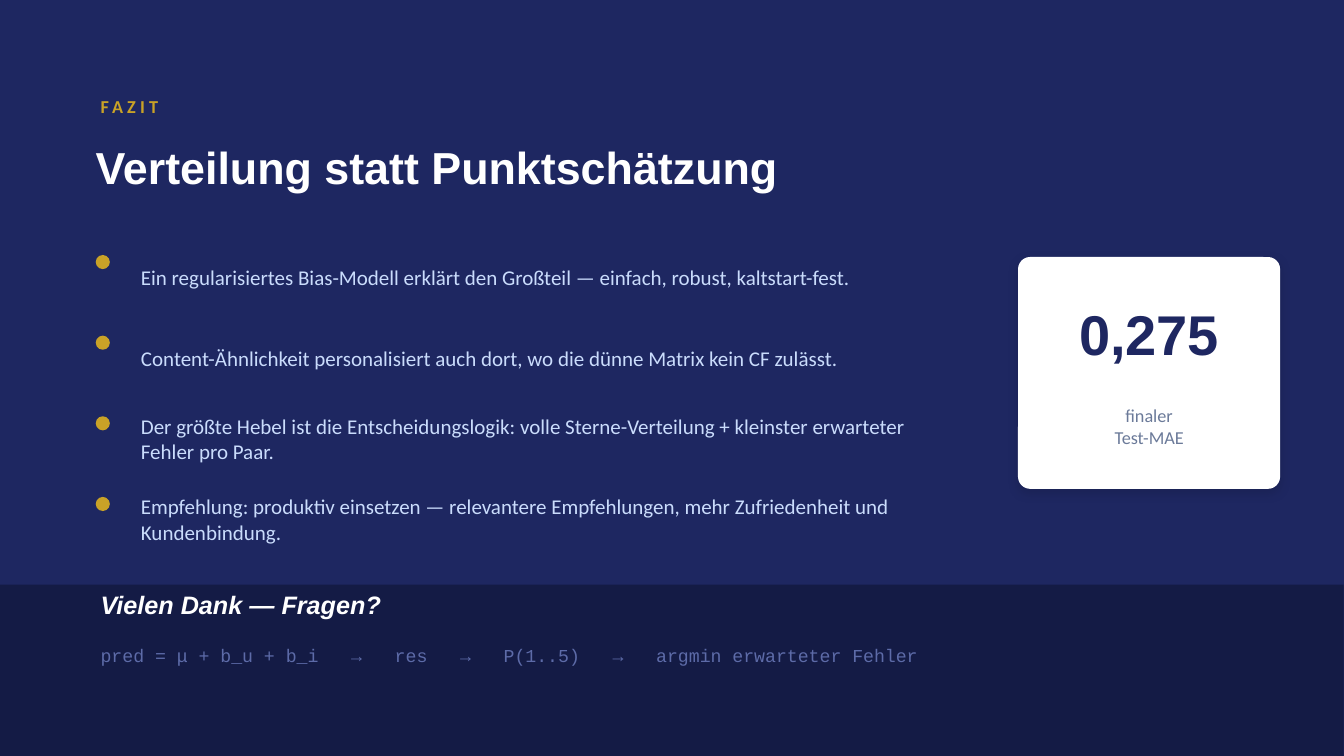
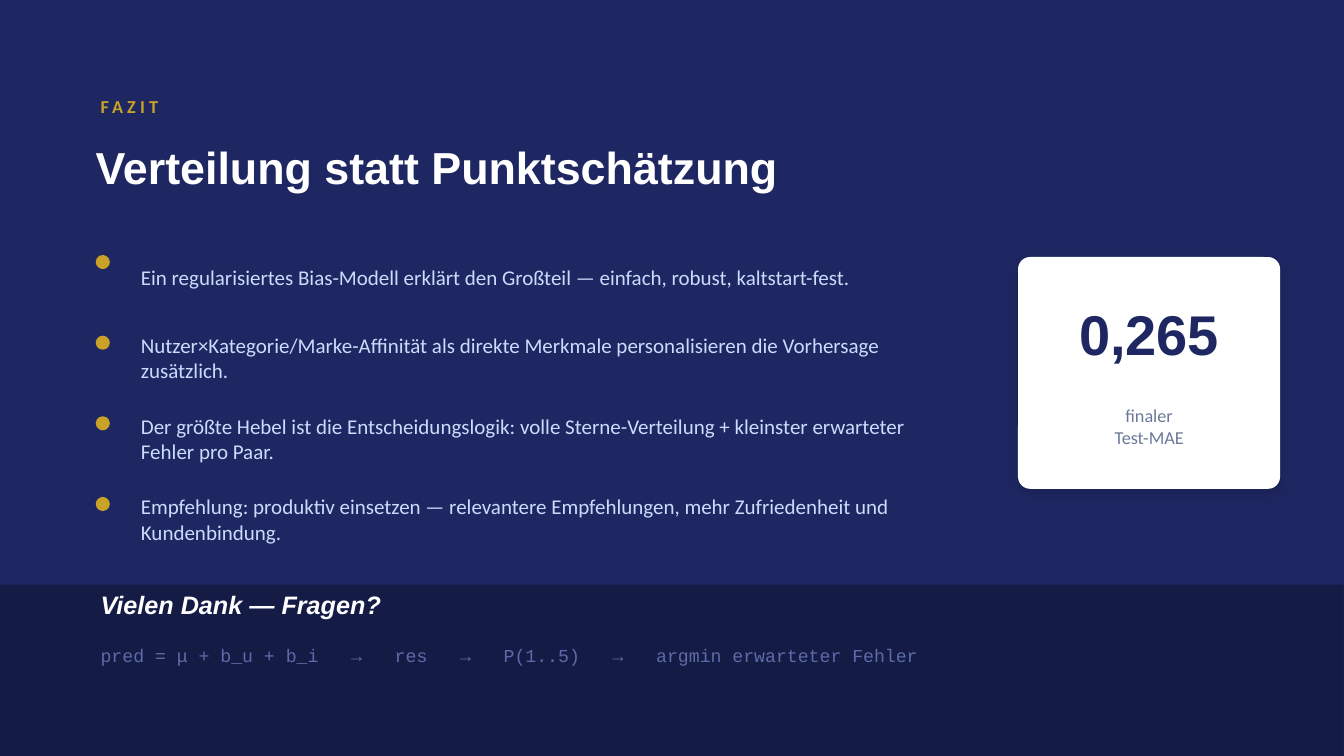
Before and after one commit to KaaraDev/sephobay, a slide deck: slide 9 of SephoBay_Praesentation_Technik.pptx. Drawn at 1344x756 pixels with LibreOffice and Linux fonts; fonts in the diff are those of the drawing. Boxes give left, top, right and bottom in pixels: in the first picture for what was removed or moved away, otherwise in the second. Text is boxed around its words. In the diff, an @@ line names an element or a change of style, - is before the commit and + after.

```diff
--- a/SephoBay_Praesentation_Technik.pptx
+++ b/SephoBay_Praesentation_Technik.pptx
@@ text at bbox=[1079, 316, 1219, 364]: text changed @@
-0,275
+0,265
@@ text at bbox=[141, 338, 879, 378]: text changed @@
-Content-Ähnlichkeit personalisiert auch dort, wo die dünne Matrix kein CF zulässt.
+Nutzer×Kategorie/Marke-Affinität als direkte Merkmale personalisieren die Vorhersage zusätzlich.
```
Also in this commit, not shown: 3 other slides changed, 7 other files.
